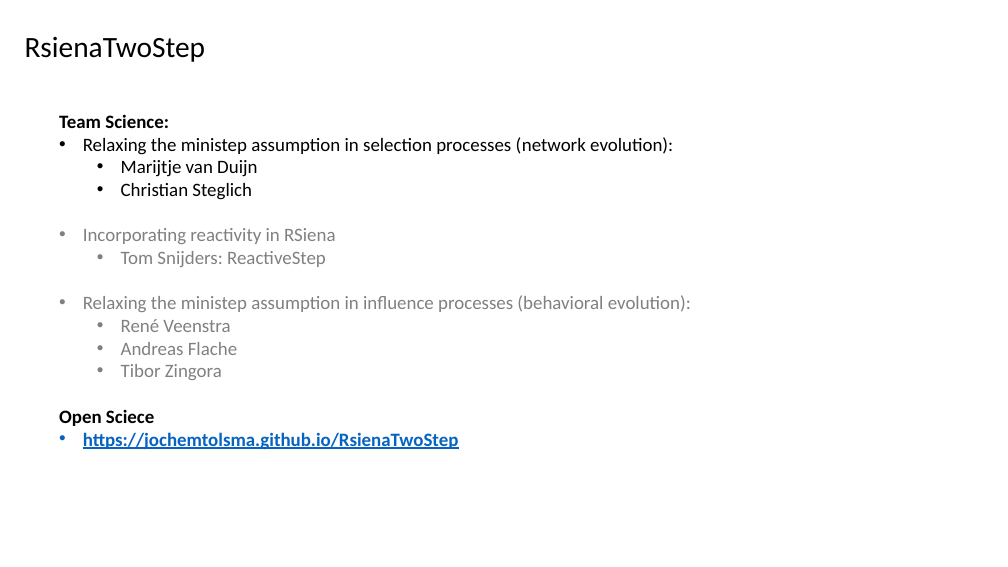
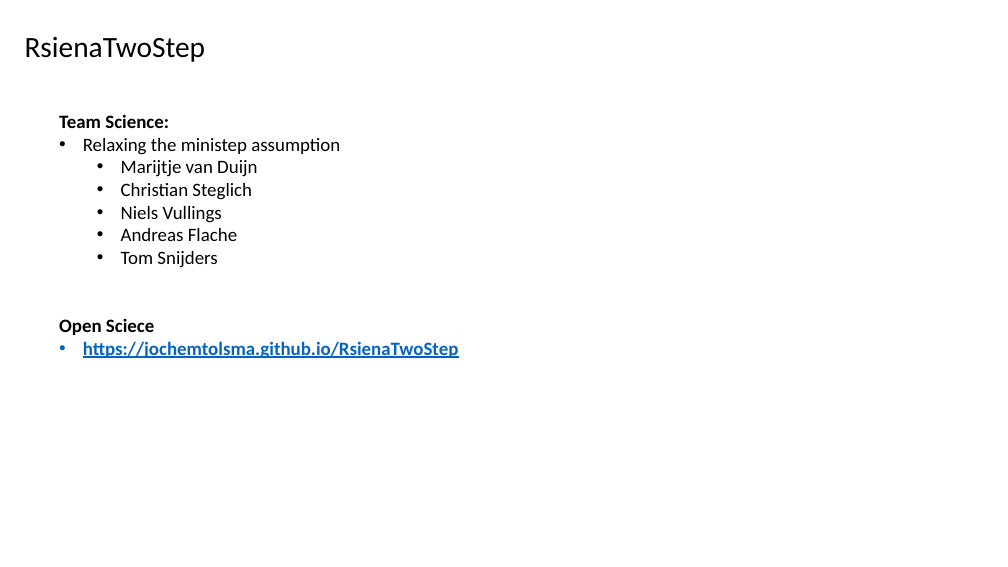
Before and after one commit to Niels-Vullings/RsienaTwoStep, a slide deck: slide 2 of nonbuild/RsienaTwoStep_JT.pptm. Drawn at 1008x567 pixels with LibreOffice and Linux fonts; fonts in the diff are those of the drawing. Boxes give left, top, right and bottom in pixels: in the first picture for what was removed or moved away, otherwise in the second. Text is boxed around its words. In the diff, an @@ line names an element or a change of style, - is before the commit and + after.

Commit message:
behavior

```diff
--- a/nonbuild/RsienaTwoStep_JT.pptm
+++ b/nonbuild/RsienaTwoStep_JT.pptm
@@ text at (83, 138, 340, 155): text changed @@
-• Relaxing the ministep assumption in selection processes (network evolution):
+• Relaxing the ministep assumption
@@ text at (121, 206, 222, 223): text changed; text colour #808080 to #000000 @@
-• Incorporating reactivity in RSiena
-  • Tom Snijders: ReactiveStep
-• Relaxing the ministep assumption in influence processes (behavioral evolution):
-  • René Veenstra
+  • Niels Vullings
@@ text at (121, 228, 237, 241): text colour #808080 to #000000 in "Andreas Flache" @@
@@ text at (121, 251, 217, 268): text changed; text colour #808080 to #000000 @@
-  • Tibor Zingora
+  • Tom Snijders
```
Also in this commit, not shown: 31 other slides changed, 14 slides added, 14 slides removed, 51 other files.
